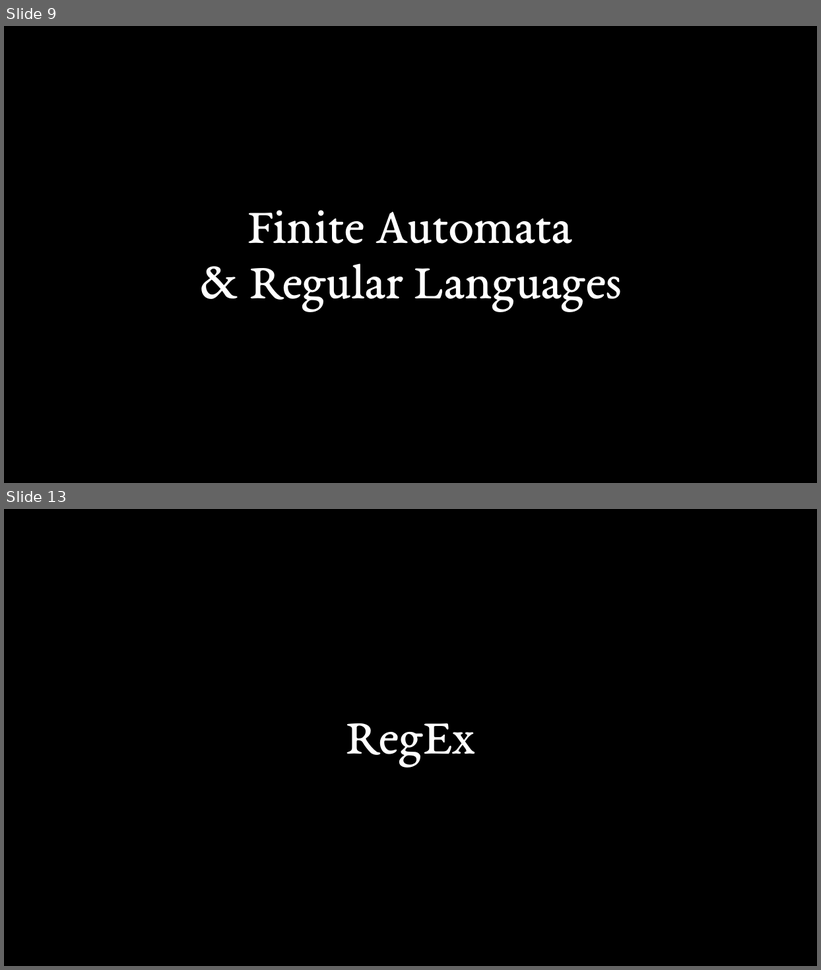
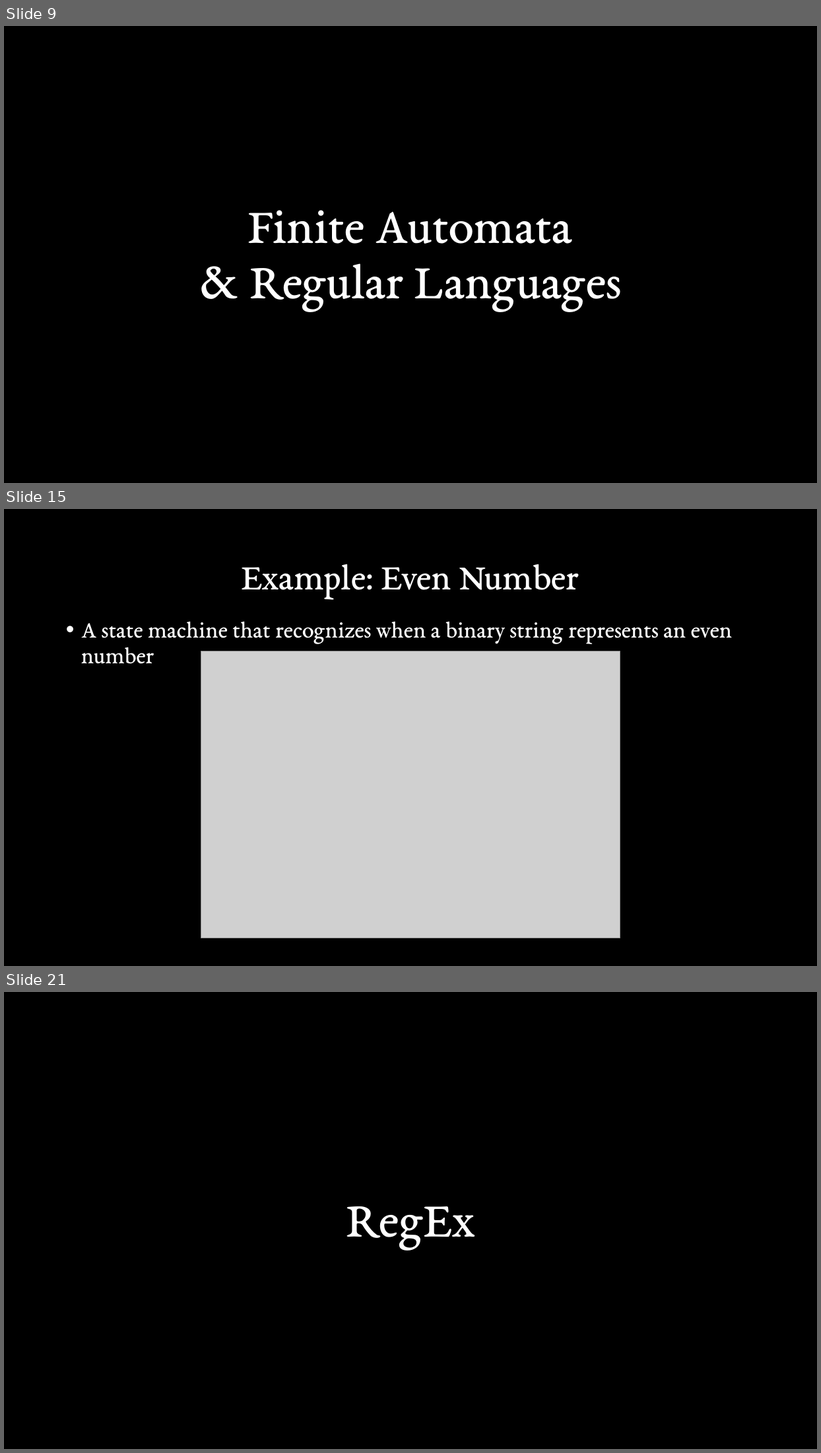
Before and after one commit to Stirling-USCC/state-machines-workshop, a slide deck: Presentation.pptx. Shown one above the other, each under a label of ours: slides 9 and 13 before the commit, slides 9, 15 and 21 after it; the slides between them are not shown. The pictures are 821x970 and 821x1453 pixels, drawn with LibreOffice and Linux fonts; fonts in the diff are those of the drawing; grey boxes stand for pictures. Boxes give left, top, right and bottom in pixels: in the first picture for what was removed or moved away, otherwise in the second. Text is boxed around its words. In the diff, an @@ line names an element or a change of style, - is before the commit and + after.

```diff
--- a/Presentation.pptx
+++ b/Presentation.pptx
@@ slide 15 added at [4, 509, 817, 966], background #000000 @@
@@ title added at [242, 564, 580, 599], 44 pt, text #FFFFFF @@
+Example: Even Number
@@ text added at [81, 621, 733, 664], 28 pt, text #FFFFFF @@
+• A state machine that recognizes when a binary string represents an even number
@@ picture added at [201, 651, 620, 939] @@
@@ what was slide 13 is now slide 21 @@
```
Also in this commit, not shown: 13 slides changed, 18 other slides added, 4 slides removed.
